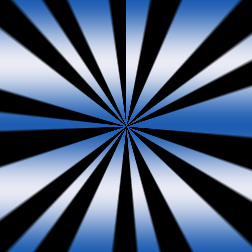
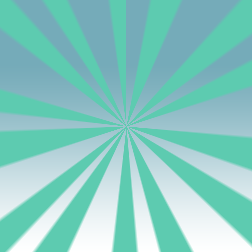
Two versions of the same layered image (252x252). Layer-by-layer changes:
pixels changed over [0, 0, 252, 252] (layer not identified)
